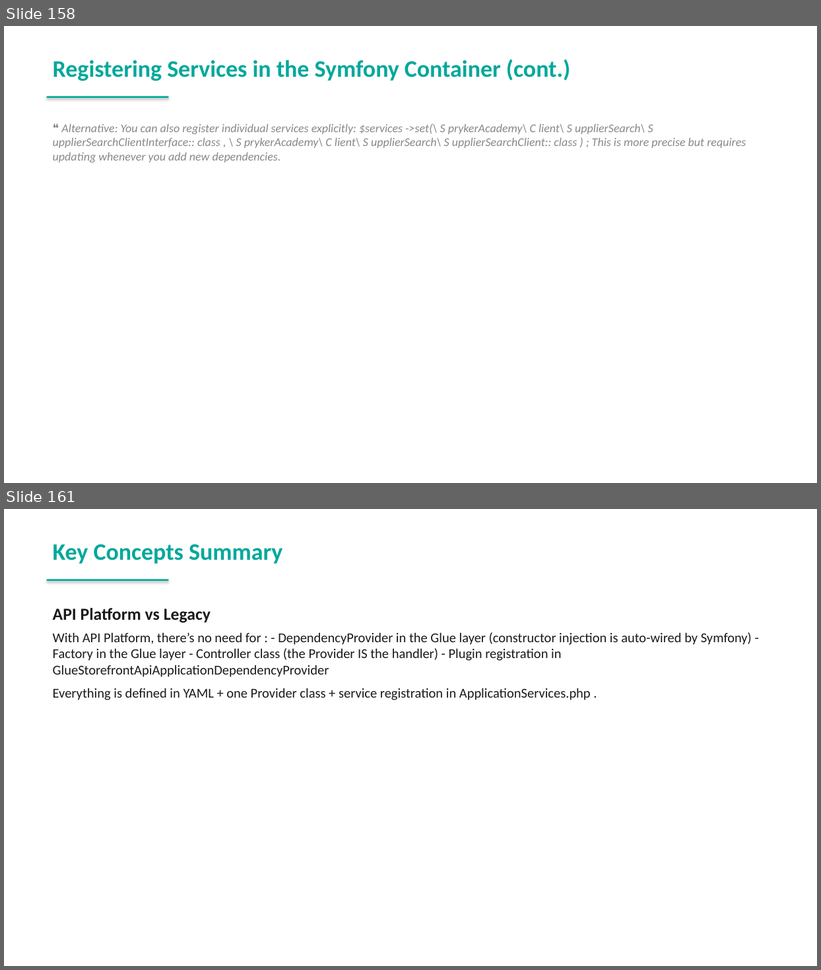
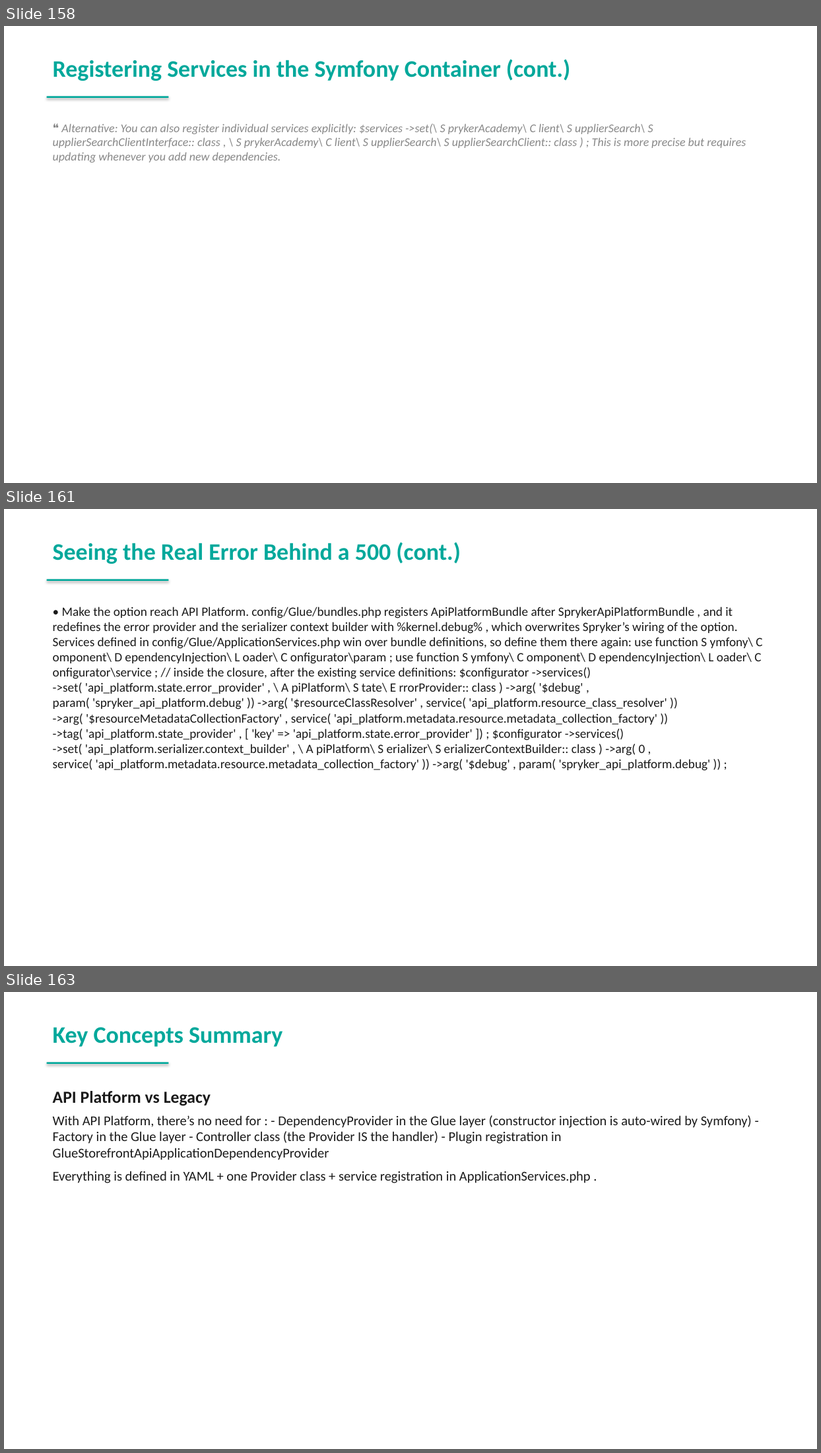
Before and after one commit to spryker-academy/instructor-exercises, a slide deck: guides-pptx/spryker-academy-professional.pptx. Shown one above the other, each under a label of ours: slides 158 and 161 before the commit, slides 158, 161 and 163 after it; the slides between them are not shown. The pictures are 821x970 and 821x1453 pixels, drawn with LibreOffice and Linux fonts; fonts in the diff are those of the drawing. Boxes give left, top, right and bottom in pixels: in the first picture for what was removed or moved away, otherwise in the second. Text is boxed around its words. In the diff, an @@ line names an element or a change of style, - is before the commit and + after.

```diff
--- a/guides-pptx/spryker-academy-professional.pptx
+++ b/guides-pptx/spryker-academy-professional.pptx
@@ slide 161 added at (4,509,817,966), background #FFFFFF @@
@@ text added at (53,542,460,564), 28 pt, text #00A89B, bold @@
+Seeing the Real Error Behind a 500 (cont.)
@@ rectangle added at (47,579,169,581), fill #00A89B @@
@@ text added at (53,607,762,771), 15 pt, text #1A1A1A @@
+• Make the option reach API Platform. config/Glue/bundles.php registers ApiPlatformBundle after SprykerApiPlatformBundle , and it redefines the error provider and the serializer context builder with %kernel.debug% , which overwrites Spryker’s wiring of the option. Services defined in config/Glue/ApplicationServices.php win over bundle definitions, so define them there again: use function S ymfony\ C omponent\ D ependencyInjection\ L oader\ C onfigurator\param ; use function S ymfony\ C omponent\ D ependencyInjection\ L oader\ C onfigurator\service ; // inside the closure, after the existing service definitions: $configurator ->services() ->set( 'api_platform.state.error_provider' , \ A piPlatform\ S tate\ E rrorProvider:: class ) ->arg( '$debug' , param( 'spryker_api_platform.debug' )) ->arg( '$resourceClassResolver' , service( 'api_platform.resource_class_resolver' )) ->arg( '$resourceMetadataCollectionFactory' , service( 'api_platform.metadata.resource.metadata_collection_factory' )) ->tag( 'api_platform.state_provider' , [ 'key' => 'api_platform.state.error_provider' ]) ; $configurator ->services() ->set( 'api_platform.serializer.context_builder' , \ A piPlatform\ S erializer\ S erializerContextBuilder:: class ) ->arg( 0 , service( 'api_platform.metadata.resource.metadata_collection_factory' )) ->arg( '$debug' , param( 'spryker_api_platform.debug' )) ;
@@ what was slide 161 is now slide 163 @@
```
Also in this commit, not shown: 4 slides changed, 2 other slides added, 18 other files.
